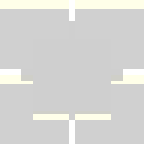
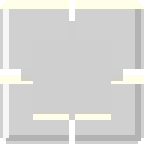
Before/after of a w=144, h=144 layered artwork. What changed in the layer stack:
painted on "shine" over left=0, top=0, right=144, bottom=141
painted on "border" over left=0, top=0, right=144, bottom=144
painted on "pane" over left=0, top=0, right=144, bottom=144
